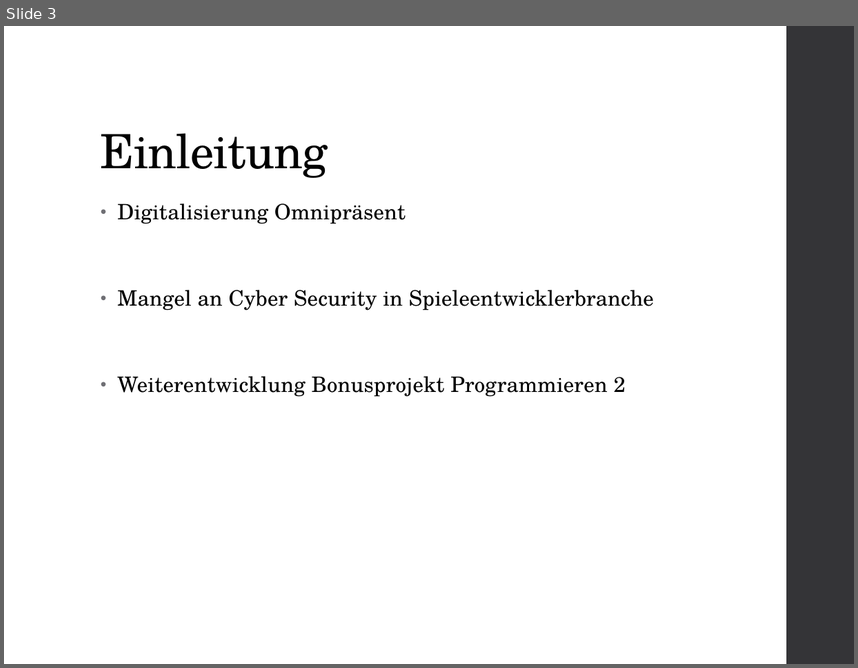
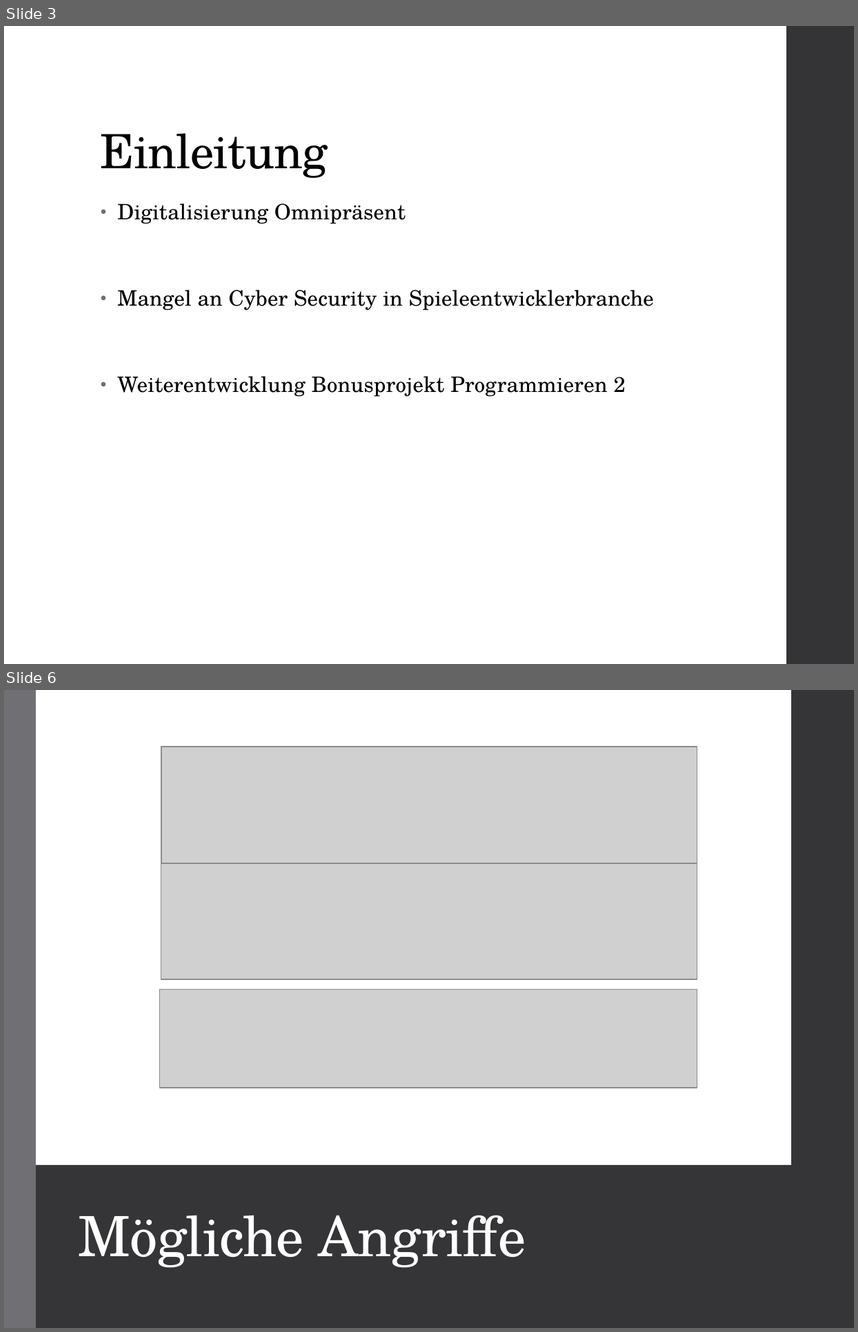
Before and after one commit to hagengruber/chess_server_strong, a slide deck: Chess Server.pptx. Shown one above the other, each under a label of ours: slide 3 before the commit, slides 3 and 6 after it; the slides between them are not shown. The pictures are 858x668 and 858x1332 pixels, drawn with LibreOffice and Linux fonts; fonts in the diff are those of the drawing; grey boxes stand for pictures. Boxes give left, top, right and bottom in pixels: in the first picture for what was removed or moved away, otherwise in the second. Text is boxed around its words. In the diff, an @@ line names an element or a change of style, - is before the commit and + after.

```diff
--- a/Chess Server.pptx
+++ b/Chess Server.pptx
@@ slide 6 added at [4, 690, 854, 1328], background #FFFFFF; not listed: 1 template element that a slide beside it also shows @@
@@ rectangle added at [4, 690, 36, 1328], fill #6F6F74 @@
@@ rectangle added at [36, 690, 792, 1164], fill #FFFFFF @@
@@ rectangle added at [791, 690, 854, 1328], fill #353537 @@
@@ picture added at [161, 747, 697, 865] @@
@@ picture added at [161, 863, 697, 979] @@
@@ picture added at [159, 989, 697, 1087] @@
@@ rectangle added at [36, 1164, 792, 1328], fill #353537 @@
@@ title added at [79, 1214, 526, 1268], 47 pt, text #FFFFFF @@
+Mögliche Angriffe
```
Also in this commit, not shown: 5 other slides added, 4 slides removed.
